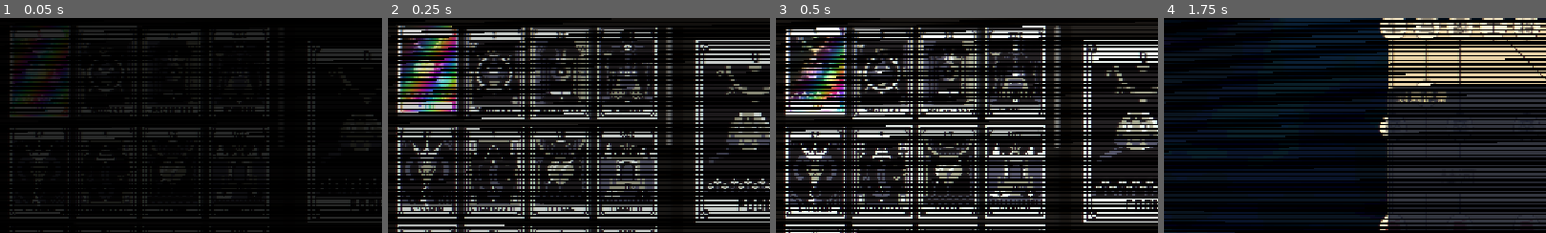
Above: before the commit, frames 1-4 (left to right).
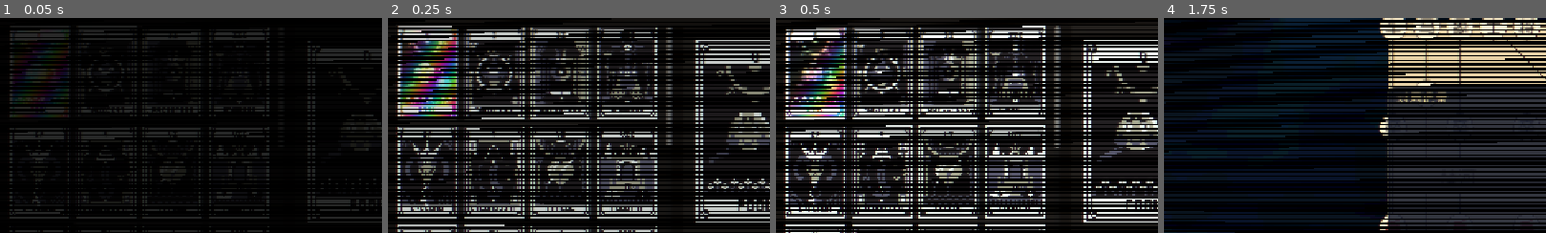
Above: after the commit, the same moments.

Repository: Lurongshika/ChessGame
Game: Godot game, scene res://scenes/manual.tscn
Same seed, same stepped clock (60 frames per second), same inputs: the game is played once before the commit and once after it. This scene is started directly instead of the project's main scene.
Inputs:
- Up to frame 1 (0.05 s): no input
- Up to frame 2 (0.25 s): no input
- Up to frame 3 (0.5 s): no input
- Up to frame 4 (1.75 s): click "进入模拟对局" at 0.5 s; click "对局记录" at 1.25 s
The pictures show only the part of the screen within x 0-50%, y 9-59%; the shares and areas given below are measured in that part.

The runs differ from the first frame. In frame 1, less than 0.1% of the frame differs, in the area x 4-18%, y 3-47%; in frame 2, 2.5%, in the area x 2-19%, y 3-48%; in frame 3, 2.3%; in frame 4, nothing differs.

Commit message:
fix: 选牌切换不再重建全部卡、图鉴选中不浮起、创建对局模式/人数 UI 入场动画
- game.gd:八选三选牌改为原地切换(仅更新点击卡的选中态+计数标签),不再 _update_draft_ui 重建全部卡,消除其他牌'归位'卡顿
- perk_card.gd:新增 set_sel_lift(默认 true);图鉴卡 set_sel_lift(false),选中不再上浮
- main_menu.gd:_animate_opt_extra_buttons 淡入标题 Label(选择模式/选择人数),补上创建对局 UI 的入场动画

Diff:
--- a/scripts/game.gd
+++ b/scripts/game.gd
@@ -194,6 +194,7 @@
 var _four_perk_boxes: Array = []  # 四人模式:四方技能悬浮窗内容框
 var draft_root: Control
 var _draft_ui_shown := false  # 三选一界面是否已首次显示(首次弹入,刷新重建不重复)
+var _draft_counter_label: Label  # 八选三:技能选择 x/3 计数标签(原地切换选中时更新)
 var result_root: Control
 var four_result_root: Control  # 四人:结算遮罩(返回大厅)
 var net_wait_label: Label
@@ -3122,6 +3123,7 @@
 		title4.size = Vector2(1280, 44)
 		title4.horizontal_alignment = HORIZONTAL_ALIGNMENT_CENTER
 		draft_root.add_child(title4)
+		_draft_counter_label = title4
 		for i in cur_opts.size():
 			var id: String = cur_opts[i]
 			var info: Dictionary = perks_data[id]
@@ -3133,15 +3135,21 @@
 			card.position = Vector2(399 + (i % 4) * 124, 150 + (i / 4) * 187)
 			card.size = Tarot.card_size(110.0)
 			card.set_selected(is_sel)
-			card.clicked.connect(func(pid: String, _s: int):
+			# 原地切换选中/取消,不重建全部卡(避免其他牌"归位"造成卡顿)
+			card.clicked.connect(func(pid: String, _s: int, selfcard: Control = card):
+				var now_sel: bool
 				if pid in _draft_selected4:
 					_draft_selected4.erase(pid)
+					now_sel = false
 				else:
 					if _draft_selected4.size() >= 3:
 						_show_status4("最多选择 3 个技能")
 						return
 					_draft_selected4.append(pid)
-				_update_draft_ui()
+					now_sel = true
+				selfcard.set_selected(now_sel)
+				if _draft_counter_label != null and is_instance_valid(_draft_counter_label):
+					_draft_counter_label.text = "技能选择 %d/3" % _draft_selected4.size()
 			)
 			draft_root.add_child(card)
 		# 确认按钮
--- a/scripts/main_menu.gd
+++ b/scripts/main_menu.gd
@@ -352,13 +352,20 @@
 	tw.parallel().tween_property(b, "position", orig_pos, 0.28).set_trans(Tween.TRANS_QUAD).set_ease(Tween.EASE_OUT)
 
 
-# 给创建/加入界面的直接按钮补动画(模式/人数/输入框等)
+# 给创建/加入界面的直接按钮补动画(模式/人数/输入框/标题等)
 func _animate_opt_extra_buttons(btns: Array) -> void:
 	for b in btns:
 		_animate_option_button(b)
-	# 输入框/滑块淡入
+	# 标题 Label、输入框、滑块依次淡入
+	var li := 0
 	for child in opt_root.get_children():
-		if child is LineEdit or child is HSlider:
+		if child is Label:
+			child.modulate.a = 0.0
+			var tw := create_tween()
+			tw.tween_interval(li * 0.05)
+			tw.tween_property(child, "modulate:a", 1.0, 0.3).set_trans(Tween.TRANS_QUAD).set_ease(Tween.EASE_OUT)
+			li += 1
+		elif child is LineEdit or child is HSlider:
 			child.modulate.a = 0.0
 			var tw := create_tween()
 			tw.tween_interval(0.1)
--- a/scripts/manual.gd
+++ b/scripts/manual.gd
@@ -1638,6 +1638,7 @@
 		var info: Dictionary = perks[id]
 		var card := TarotCard.new()
 		card.setup(id, 0, info["name"], info.get("tip", ""), _full_desc(id), _font(), true, 100.0, _tip)
+		card.set_sel_lift(false)  # 图鉴选中卡保持原位,不浮起
 		card.set_meta("skill_id", id)
 		card.clicked.connect(func(_sid: String, _s: int): _select_skill(_sid))
 		grid.add_child(card)
--- a/scripts/perk_card.gd
+++ b/scripts/perk_card.gd
@@ -19,6 +19,7 @@
 var _side := -1
 var selected := false
 var idle_float := false       # 选牌界面:所有卡牌持续飘动(摆动+漂浮),选中再叠 shader
+var _sel_lift := true         # 选中是否上浮(图鉴关闭,避免选中卡浮起)
 var _fan := 0.0               # 外倾角(度,按所在列位置设置:左端负、右端正、中间 0)
 var bg_tint := Color(-1, -1, -1)  # 自定义边框色(四人模式玩家色,-1 表示用默认)
 var _tooltip: Control              # 共享悬浮提示(可空)
@@ -129,7 +130,7 @@
 	var target_y := _base_pos.y
 	if idle_float:
 		target_y = _base_pos.y + sin(t * 1.5 + ph) * IDLE_BOB
-	if selected:
+	if selected and _sel_lift:
 		target_y = _base_pos.y - SEL_LIFT + (sin(t * 1.5 + ph) * IDLE_BOB if idle_float else 0.0)
 	position.y = lerpf(position.y, target_y, k)
 	position.x = _base_pos.x
@@ -180,6 +181,11 @@
 # 设置外倾角(度):左端传负、右端传正、中间传 0,形成扇形展开
 func set_fan(deg: float) -> void:
 	_fan = deg
+
+
+# 选中是否上浮(图鉴/浏览场景关闭,保持原位只高亮)
+func set_sel_lift(v: bool) -> void:
+	_sel_lift = v
 
 
 # 对局状态:ready=充能完毕闪箔流光,disabled=审判禁用红色,passive=被动卡青色(3 种 shader)
